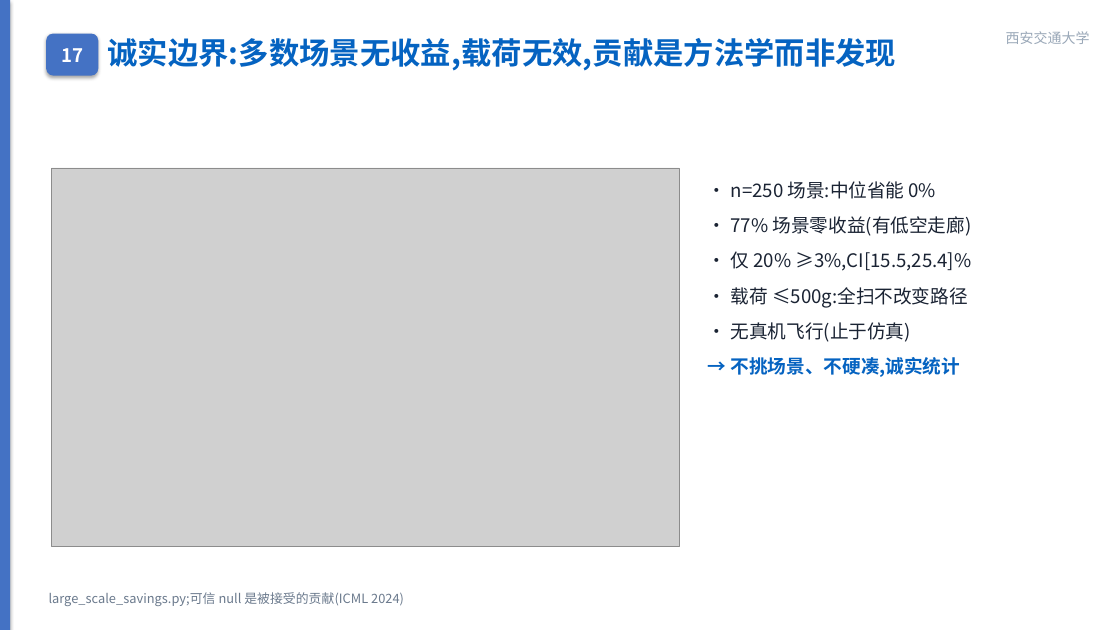
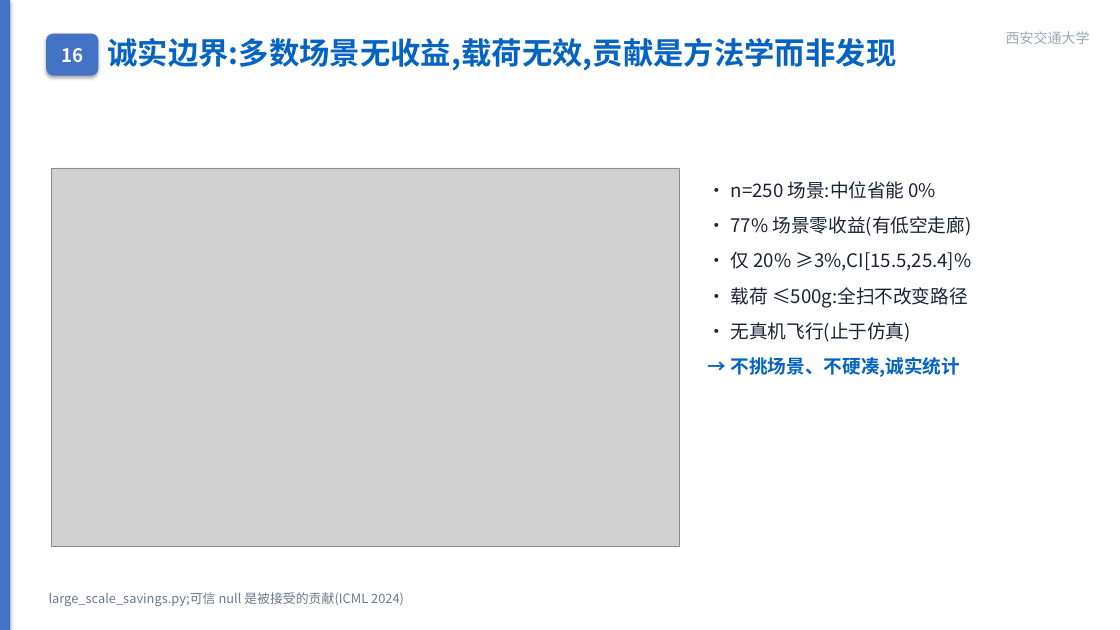
Before and after one commit to wbz0429/PathPlanningwithEnergy, a slide deck: slide 19 of autoresearch/energy_m100/experiments/midterm_defense.pptx (slide 20 before the commit). Drawn at 1120x630 pixels with LibreOffice and Linux fonts; fonts in the diff are those of the drawing; grey boxes stand for pictures. Boxes give left, top, right and bottom in pixels: in the first picture for what was removed or moved away, otherwise in the second. Text is boxed around its words. In the diff, an @@ line names an element or a change of style, - is before the commit and + after.

```diff
--- a/autoresearch/energy_m100/experiments/midterm_defense.pptx
+++ b/autoresearch/energy_m100/experiments/midterm_defense.pptx
@@ text in rounded rectangle at bbox=[61, 48, 83, 62]: text changed @@
-17
+16
```
Also in this commit, not shown: 14 other slides changed, 1 slide added, 2 slides removed, 3 other files.
